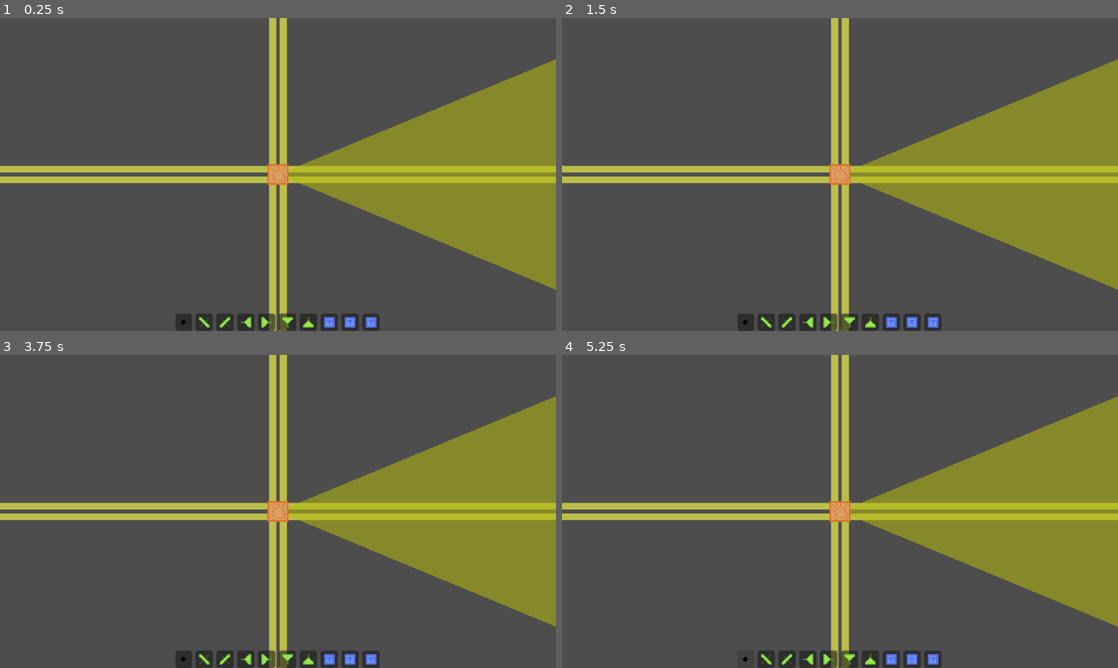
Above: before the commit, frames 1-4 (two rows, left to right).
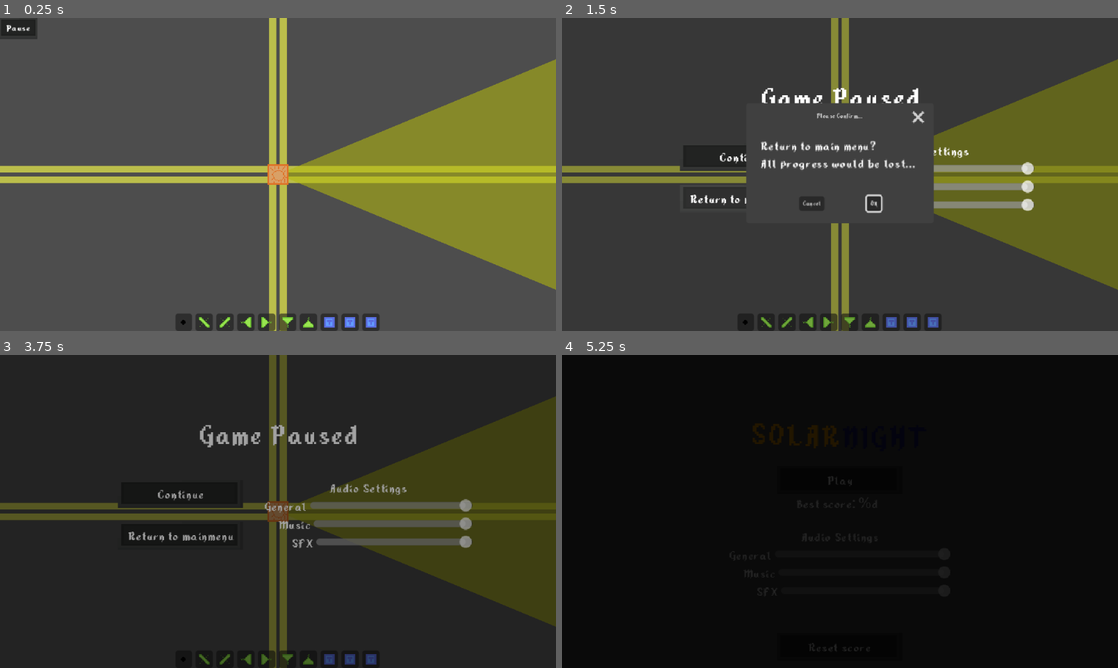
Above: after the commit, the same moments.

Repository: TrueHopolok/gj_solarnight
Game: Godot game, scene res://scenes/main_game_scene/main_game_scene.tscn
The game is run twice, just before and just after one commit, with the same random seed, the same clock (stepped at 60 frames per second) and the same inputs. Sound files missing from this copy of the repository are replaced by a short silence.
Inputs (mouse positions are in pixels of both pictures, inside the frame that each line leads up to):
- Up to frame 1 (0.25 s): no input
- Up to frame 2 (1.5 s): click (578, 27) at 0.5 s, where only the run after the commit has a clickable "Pause"; click (739, 199) at 1.25 s, where only the run after the commit has a clickable "Return to mainmenu"
- Up to frame 3 (3.75 s): click (177, 492) at 2 s, where only the run after the commit has a clickable "Continue"; click (177, 492) at 2.75 s, where only the run after the commit has a clickable "Continue"; click (311, 539) at 3.5 s, where only the run after the commit has a clickable "OK"
- Up to frame 4 (5.25 s): click (840, 480) at 4.25 s, where only the run after the commit has a clickable "Play"; click (745, 658) at 5.02 s

The runs differ from the first frame. In frame 1, 0.4% of the frame differs, in the area x 0-7%, y 0-7%; in frame 2, 27%; in frame 3, 100%; in frame 4, 100%, in the area x 0-100%, y 0-100%.

Commit message:
feature: added pause menu

Diff:
--- a/audio/default_bus_layout.tres
+++ b/audio/default_bus_layout.tres
@@ -1,4 +1,8 @@
 [gd_resource type="AudioBusLayout" format=3 uid="uid://dlptv1a5o3dwc"]
+
+[sub_resource type="AudioEffectLowPassFilter" id="AudioEffectLowPassFilter_73ea7"]
+resource_name = "LowPassFilter"
+db = 1
 
 [sub_resource type="AudioEffectPanner" id="AudioEffectPanner_73ea7"]
 resource_name = "Panner"
@@ -10,6 +14,8 @@
 bus/1/bypass_fx = false
 bus/1/volume_db = 0.0
 bus/1/send = &"Master"
+bus/1/effect/0/effect = SubResource("AudioEffectLowPassFilter_73ea7")
+bus/1/effect/0/enabled = true
 bus/2/name = &"SFX"
 bus/2/solo = false
 bus/2/mute = false
--- a/project.godot
+++ b/project.godot
@@ -111,6 +111,11 @@
 , Object(InputEventKey,"resource_local_to_scene":false,"resource_name":"","device":-1,"window_id":0,"alt_pressed":false …(182 unchanged characters)…
 ]
 }
+pause_game={
+"deadzone": 0.2,
+"events": [Object(InputEventKey,"resource_local_to_scene":false,"resource_name":"","device":-1,"window_id":0,"alt_pressed":false,"shift_pressed":false,"ctrl_pressed":false,"meta_pressed":false,"pressed":false,"keycode":0,"physical_keycode":4194305,"key_label":0,"unicode":0,"location":0,"echo":false,"script":null)
+]
+}
 
 [layer_names]
 
--- a/scenes/intense_music_player/intense_music_player.gd
+++ b/scenes/intense_music_player/intense_music_player.gd
@@ -7,6 +7,8 @@
 const VOLUME_GROWTH_PER_SEC: float = 0.5
 
 @onready var _sun: Node2D = get_tree().get_first_node_in_group('sun')
+@onready var _bus_idx: int = AudioServer.get_bus_index(&'Music')
+@onready var _effect_idx: int = 0
 var _target_volume_linear: float
 
 
@@ -20,3 +22,7 @@
 		$IntenseMusicPlayer.volume_linear = min($IntenseMusicPlayer.volume_linear + VOLUME_GROWTH_PER_SEC * delta, _target_volume_linear)
 	elif $IntenseMusicPlayer.volume_linear > _target_volume_linear:
 		$IntenseMusicPlayer.volume_linear = max($IntenseMusicPlayer.volume_linear - VOLUME_GROWTH_PER_SEC * delta, _target_volume_linear)
+
+
+func _process(_delta: float) -> void:
+	AudioServer.set_bus_effect_enabled(_bus_idx, _effect_idx, get_tree().paused)
--- a/scenes/intense_music_player/intense_music_player.tscn
+++ b/scenes/intense_music_player/intense_music_player.tscn
@@ -5,6 +5,7 @@
 [ext_resource type="AudioStream" uid="uid://bwmdx0xlackyf" path="res://audio/music/levelMusic_intense.wav" id="3_5jk4l"]
 
 [node name="IntenseMusicPlayer" type="Node" unique_id=745860557 groups=["music_manager"]]
+process_mode = 3
 script = ExtResource("1_l1eea")
 
 [node name="MainMusicPlayer" type="AudioStreamPlayer" parent="." unique_id=547606349]
--- a/scenes/main_game_scene/main_game_scene.tscn
+++ b/scenes/main_game_scene/main_game_scene.tscn
@@ -6,6 +6,9 @@
 [ext_resource type="PackedScene" uid="uid://5yo5qwv1thla" path="res://scenes/ambient_player/ambient_player.tscn" id="3_jtc3g"]
 [ext_resource type="PackedScene" uid="uid://dco3bp4wnx0tl" path="res://scenes/building/sun/sun.tscn" id="3_k1t50"]
 [ext_resource type="Script" uid="uid://ca785icsltr3n" path="res://scenes/builder/builder.gd" id="4_0w8pv"]
+[ext_resource type="PackedScene" uid="uid://dyy30mlffvxph" path="res://ui/pause_menu/pause_menu.tscn" id="8_7v0l4"]
+[ext_resource type="PackedScene" uid="uid://c4cbgi0tgwths" path="res://ui/premade_button/premade_button.tscn" id="9_b1vg4"]
+[ext_resource type="Script" uid="uid://qm0kcu3ig2tq" path="res://ui/pause_menu/button_to_pause.gd" id="9_do46k"]
 [ext_resource type="Texture2D" uid="uid://373jjfq7kqxb" path="res://assets/temperary/tileset.png" id="12_k87rj"]
 
 [sub_resource type="AtlasTexture" id="AtlasTexture_dw0dr"]
@@ -29,6 +32,18 @@
 
 [node name="Sun" parent="." unique_id=1057295584 instance=ExtResource("3_k1t50")]
 
+[node name="PauseButton" parent="." unique_id=1413801646 instance=ExtResource("9_b1vg4")]
+process_mode = 3
+offset_left = -320.0
+offset_top = -180.0
+offset_right = -277.0
+offset_bottom = -156.0
+script = ExtResource("9_do46k")
+
+[node name="Label" parent="PauseButton" index="0" unique_id=960341710]
+theme_override_font_sizes/font_size = 12
+text = "Pause"
+
 [node name="UI" type="CanvasLayer" parent="." unique_id=331024947]
 
 [node name="Hotbar" type="HBoxContainer" parent="UI" unique_id=763721529]
@@ -46,3 +61,7 @@
 unique_name_in_owner = true
 layout_mode = 2
 icon = SubResource("AtlasTexture_dw0dr")
+
+[node name="PauseMenu" parent="." unique_id=1351550630 instance=ExtResource("8_7v0l4")]
+
+[editable path="PauseButton"]
--- a/ui/main_menu/button_play.gd
+++ b/ui/main_menu/button_play.gd
@@ -5,8 +5,6 @@
 	pressed.connect(
 		func() -> void:
 			get_tree().paused = true
-			%StartGameSFX.play()
-			%StartGameSFX.finished.connect(
-			func() -> void: Transition.change_scene_path('res://scenes/main_game_scene/main_game_scene.tscn')
-			)
+			$StartGameSFX.play()
+			$StartGameSFX.finished.connect(Transition.change_scene_path.bind('res://scenes/main_game_scene/main_game_scene.tscn'))
 	)
--- a/ui/main_menu/button_reset_progress.gd
+++ b/ui/main_menu/button_reset_progress.gd
@@ -2,4 +2,4 @@
 
 
 func _ready() -> void:
-	pressed.connect(%ResetWindowDialog.show)
+	pressed.connect($ResetWindowDialog.show)
--- a/ui/main_menu/main_menu.tscn
+++ b/ui/main_menu/main_menu.tscn
@@ -8,17 +8,11 @@
 [ext_resource type="PackedScene" uid="uid://i0n7cjiw24yl" path="res://ui/settings/audio_settings/audio_settings.tscn" id="6_joh67"]
 [ext_resource type="PackedScene" uid="uid://dqnfh66qfcpt7" path="res://ui/best_score_label/best_score_label.tscn" id="7_u184e"]
 
-[node name="MainMenu" type="Control" unique_id=2062465196]
-layout_mode = 3
-anchors_preset = 15
-anchor_right = 1.0
-anchor_bottom = 1.0
-grow_horizontal = 2
-grow_vertical = 2
+[node name="MainMenu" type="CanvasLayer" unique_id=291949947]
+layer = 2
 
 [node name="Title" type="RichTextLabel" parent="." unique_id=924643620]
 process_mode = 3
-layout_mode = 0
 offset_right = 640.0
 offset_bottom = 112.0
 theme_override_font_sizes/normal_font_size = 40
@@ -28,10 +22,9 @@
 vertical_alignment = 2
 
 [node name="PlayButton" parent="." unique_id=1413801646 instance=ExtResource("1_mu8pm")]
-layout_mode = 0
-offset_left = 256.0
+offset_left = 248.0
 offset_top = 128.0
-offset_right = 384.0
+offset_right = 392.0
 offset_bottom = 160.0
 script = ExtResource("2_3c04x")
 
@@ -39,30 +32,26 @@
 text = "Play"
 
 [node name="StartGameSFX" type="AudioStreamPlayer" parent="PlayButton" unique_id=1312736550]
-unique_name_in_owner = true
 process_mode = 3
 stream = ExtResource("3_joh67")
 bus = &"SFX"
 
 [node name="BestScoreLabel" parent="." unique_id=317245024 instance=ExtResource("7_u184e")]
-layout_mode = 0
 offset_left = 256.0
 offset_top = 160.0
 offset_right = 376.0
 offset_bottom = 183.0
 
 [node name="AudioSettings" parent="." unique_id=455712532 instance=ExtResource("6_joh67")]
-layout_mode = 1
 offset_left = 192.0
 offset_top = 200.0
 offset_right = -192.0
 offset_bottom = -80.0
 
 [node name="ResetScoreButton" parent="." unique_id=210859841 instance=ExtResource("1_mu8pm")]
-layout_mode = 0
-offset_left = 256.0
+offset_left = 248.0
 offset_top = 320.0
-offset_right = 384.0
+offset_right = 392.0
 offset_bottom = 352.0
 script = ExtResource("3_omy8q")
 
@@ -70,7 +59,6 @@
 text = "Reset score"
 
 [node name="ResetWindowDialog" type="ConfirmationDialog" parent="ResetScoreButton" unique_id=1436020528]
-unique_name_in_owner = true
 oversampling_override = 1.0
 initial_position = 1
 dialog_text = "Reset your progress?"
--- /dev/null
+++ b/ui/pause_menu/button_continue.gd
@@ -0,0 +1,5 @@
+extends TextureButton
+
+
+func _ready() -> void:
+	pressed.connect(func() -> void: get_tree().paused = false)
--- /dev/null
+++ b/ui/pause_menu/button_return.gd
@@ -0,0 +1,5 @@
+extends TextureButton
+
+
+func _ready() -> void:
+	pressed.connect($ReturnConfirmationWindow.show)
--- /dev/null
+++ b/ui/pause_menu/button_to_pause.gd
@@ -0,0 +1,9 @@
+extends TextureButton
+
+
+func _ready() -> void:
+	pressed.connect(func()->void: get_tree().paused = true)
+
+
+func _process(_delta: float) -> void:
+	visible = !get_tree().paused
--- /dev/null
+++ b/ui/pause_menu/pause_menu.gd
@@ -0,0 +1,10 @@
+extends CanvasLayer
+
+
+func _process(_delta: float) -> void:
+	visible = get_tree().paused
+
+
+func _unhandled_input(event: InputEvent) -> void:
+	if event.is_action_pressed(&'pause_game'):
+		get_tree().paused = !get_tree().paused
--- /dev/null
+++ b/ui/pause_menu/pause_menu.tscn
@@ -0,0 +1,69 @@
+[gd_scene format=3 uid="uid://dyy30mlffvxph"]
+
+[ext_resource type="Script" uid="uid://csss66oyjjme4" path="res://ui/pause_menu/pause_menu.gd" id="1_le02u"]
+[ext_resource type="PackedScene" uid="uid://c4cbgi0tgwths" path="res://ui/premade_button/premade_button.tscn" id="1_mnjdh"]
+[ext_resource type="PackedScene" uid="uid://i0n7cjiw24yl" path="res://ui/settings/audio_settings/audio_settings.tscn" id="2_jbgdu"]
+[ext_resource type="Script" uid="uid://oegg7ut1jsy2" path="res://ui/pause_menu/button_continue.gd" id="3_b4b0p"]
+[ext_resource type="Script" uid="uid://cdxlp56bg3ax4" path="res://ui/pause_menu/button_return.gd" id="4_c3jo5"]
+[ext_resource type="Script" uid="uid://bel6ypinb1di5" path="res://ui/pause_menu/return_confirmation_window.gd" id="5_uraes"]
+
+[node name="PauseMenu" type="CanvasLayer" unique_id=1351550630]
+process_mode = 3
+layer = 2
+script = ExtResource("1_le02u")
+
+[node name="ColorRect" type="ColorRect" parent="." unique_id=686466852]
+process_mode = 2
+offset_right = 640.0
+offset_bottom = 360.0
+color = Color(0, 0, 0, 0.27450982)
+
+[node name="Title" type="Label" parent="." unique_id=569674386]
+process_mode = 2
+offset_left = 224.0
+offset_top = 72.0
+offset_right = 416.0
+offset_bottom = 109.0
+theme_override_font_sizes/font_size = 36
+text = "Game Paused"
+horizontal_alignment = 1
+vertical_alignment = 1
+
+[node name="ContinueButton" parent="." unique_id=1413801646 instance=ExtResource("1_mnjdh")]
+process_mode = 2
+offset_left = 136.0
+offset_top = 144.0
+offset_right = 280.0
+offset_bottom = 176.0
+script = ExtResource("3_b4b0p")
+
+[node name="Label" parent="ContinueButton" index="0" unique_id=960341710]
+text = "Continue"
+
+[node name="ReturnButton" parent="." unique_id=137220489 instance=ExtResource("1_mnjdh")]
+process_mode = 2
+offset_left = 136.0
+offset_top = 192.0
+offset_right = 280.0
+offset_bottom = 224.0
+script = ExtResource("4_c3jo5")
+
+[node name="Label" parent="ReturnButton" index="0" unique_id=960341710]
+text = "Return to mainmenu"
+
+[node name="ReturnConfirmationWindow" type="ConfirmationDialog" parent="ReturnButton" unique_id=1920985108]
+oversampling_override = 1.0
+initial_position = 1
+dialog_text = "Return to main menu?
+All progress would be lost..."
+script = ExtResource("5_uraes")
+
+[node name="AudioSettings" parent="." unique_id=455712532 instance=ExtResource("2_jbgdu")]
+process_mode = 2
+offset_left = 304.0
+offset_top = 144.0
+offset_right = -96.0
+offset_bottom = -136.0
+
+[editable path="ContinueButton"]
+[editable path="ReturnButton"]
--- /dev/null
+++ b/ui/pause_menu/return_confirmation_window.gd
@@ -0,0 +1,5 @@
+extends ConfirmationDialog
+
+
+func _ready() -> void:
+	confirmed.connect(Transition.change_scene_path.bind('res://ui/main_menu/main_menu.tscn'))
--- a/ui/transition/transition.gd
+++ b/ui/transition/transition.gd
@@ -1,4 +1,4 @@
-extends Control
+extends CanvasLayer
 
 
 const DURATION = 0.5
--- a/ui/transition/transition.tscn
+++ b/ui/transition/transition.tscn
@@ -2,22 +2,13 @@
 
 [ext_resource type="Script" uid="uid://q70brikd4xx1" path="res://ui/transition/transition.gd" id="1_1tu1e"]
 
-[node name="Transition" type="Control" unique_id=896090462]
+[node name="Transition" type="CanvasLayer" unique_id=1778255382]
 process_mode = 3
-layout_mode = 3
-anchors_preset = 15
-anchor_right = 1.0
-anchor_bottom = 1.0
-offset_left = -640.0
-offset_top = -360.0
-grow_horizontal = 2
-grow_vertical = 2
-mouse_filter = 2
+layer = 3
 script = ExtResource("1_1tu1e")
 
 [node name="ColorRect" type="ColorRect" parent="." unique_id=1125264082]
-z_index = 100
-layout_mode = 1
+z_index = 500
 anchors_preset = 15
 anchor_right = 1.0
 anchor_bottom = 1.0
Not shown, added: ui/pause_menu/button_continue.gd.uid
Not shown, added: ui/pause_menu/button_return.gd.uid
Not shown, added: ui/pause_menu/button_to_pause.gd.uid
Not shown, added: ui/pause_menu/pause_menu.gd.uid
Not shown, added: ui/pause_menu/return_confirmation_window.gd.uid
